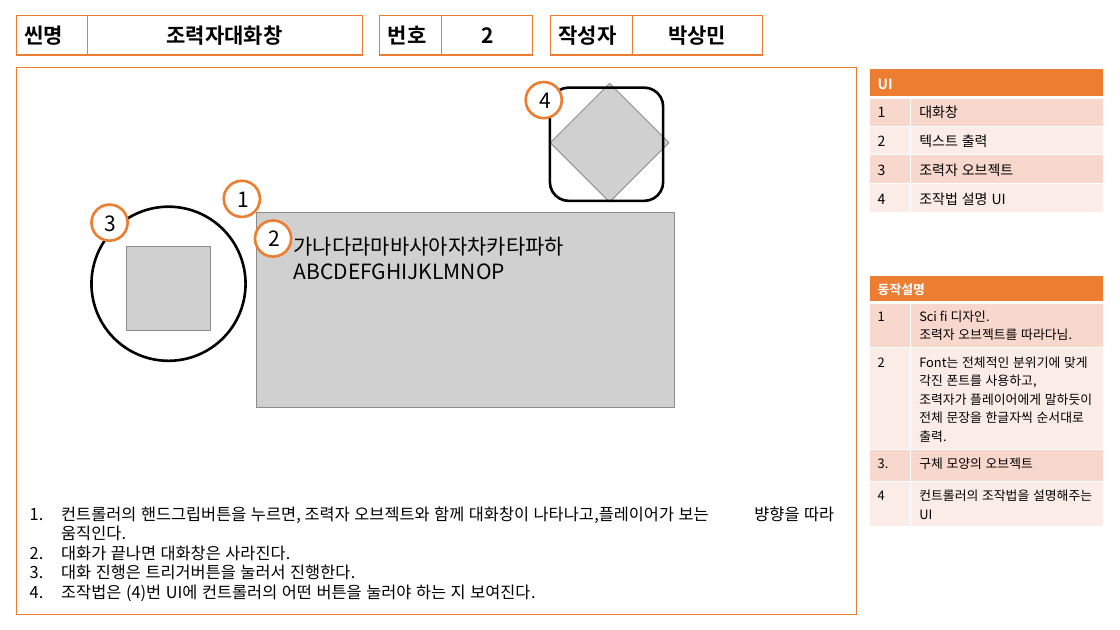
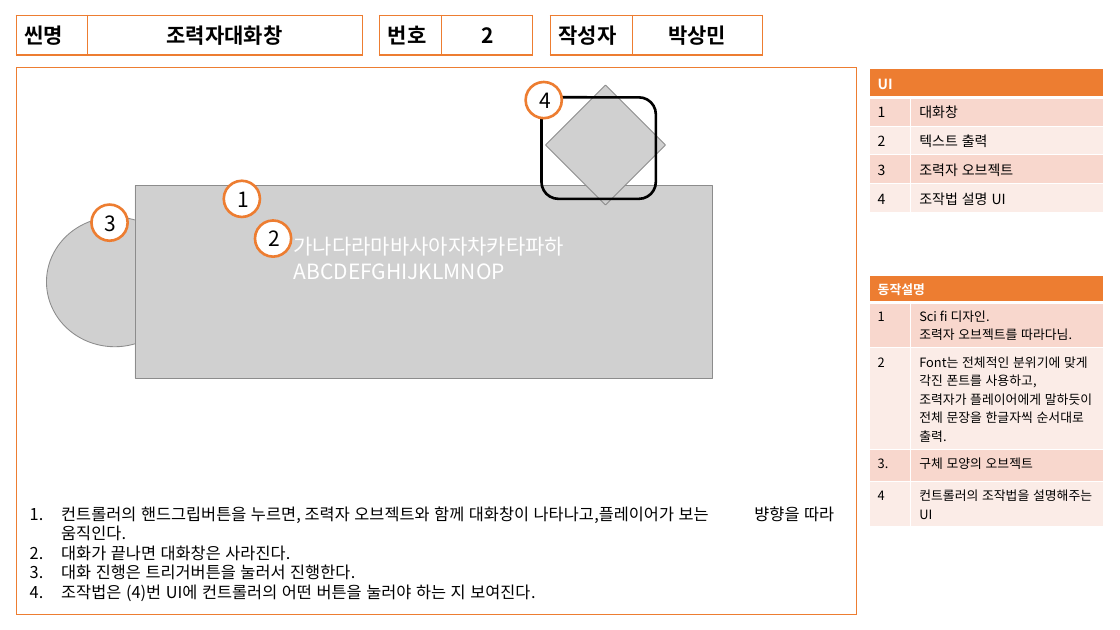
Before and after one commit to RaccoonCoder7/Switching, a slide deck: slide 2 of 문서/UI디자인/UI디자인.pptx. Drawn at 1120x630 pixels with LibreOffice and Linux fonts; fonts in the diff are those of the drawing; grey boxes stand for pictures. Boxes give left, top, right and bottom in pixels: in the first picture for what was removed or moved away, otherwise in the second. Text is boxed around its words. In the diff, an @@ line names an element or a change of style, - is before the commit and + after.

```diff
--- a/문서/UI디자인/UI디자인.pptx
+++ b/문서/UI디자인/UI디자인.pptx
@@ picture: place and size @@
-picture at (551,83,669,202)
+picture at (545,85,665,205)
@@ rounded rectangle: place and size @@
-rounded rectangle at (550,87,664,201)
+rounded rectangle at (542,97,656,199)
@@ ellipse removed at (92,207,245,360) @@
@@ picture: place and size @@
-picture at (257,213,675,408)
+picture at (135,186,712,378)
@@ picture added at (46,217,183,346) @@
@@ text "가나다라마바사아자차카타파하" at (294,237,564,279): text colour #000000 to #FFFFFF @@
@@ picture removed at (127,247,211,331) @@
```
Also in this commit, not shown: 2 other slides changed, 12 other files.
